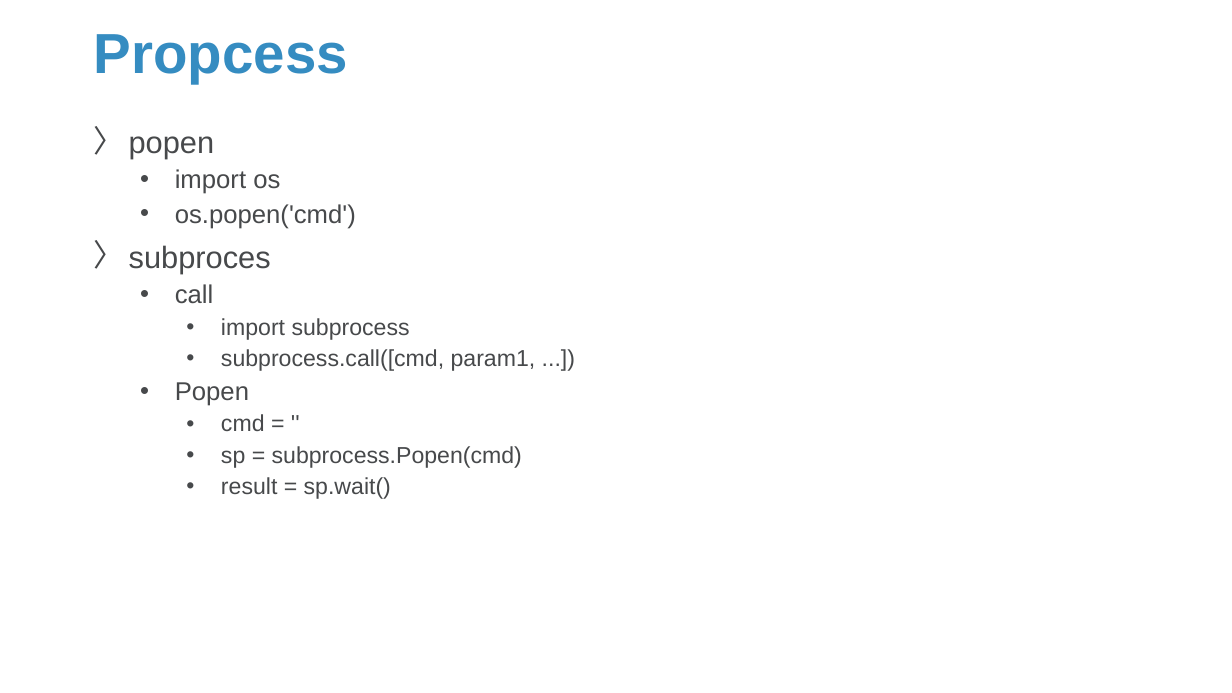
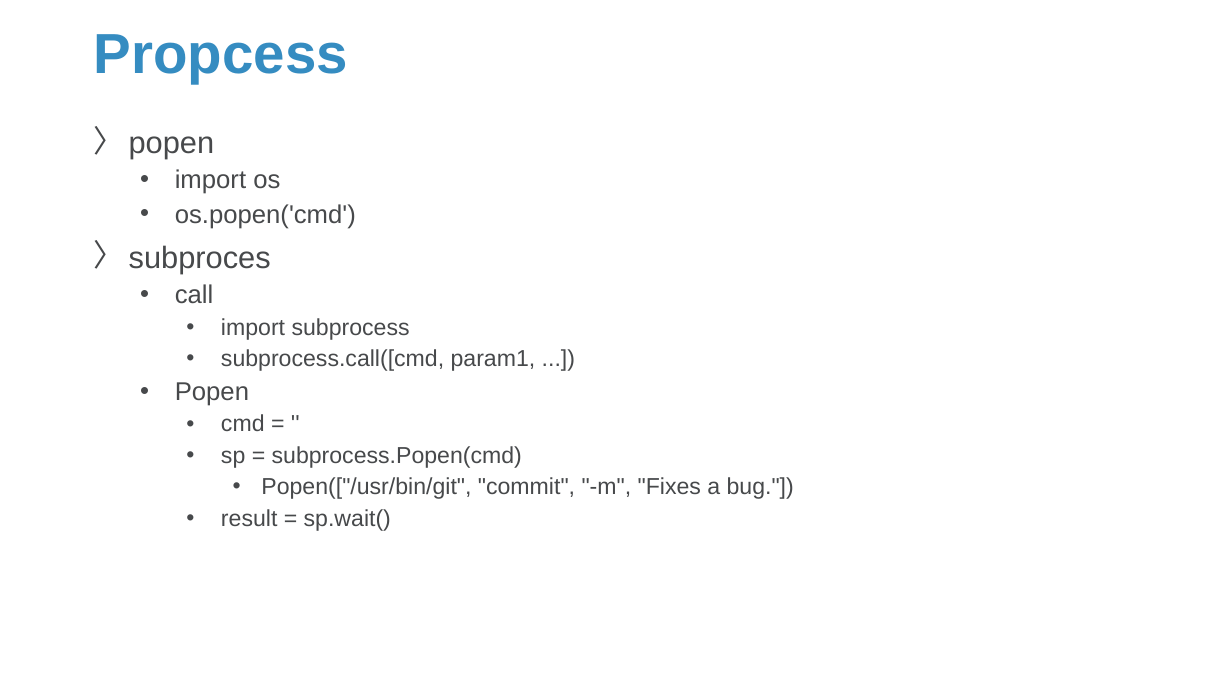
Before and after one commit to Sparks-Lu/TechNotes, a slide deck: slide 20 of Python/Python-Notes.pptx. Drawn at 1232x693 pixels with LibreOffice and Linux fonts; fonts in the diff are those of the drawing; background and template pictures are left out. Boxes give left, top, right and bottom in pixels: in the first picture for what was removed or moved away, otherwise in the second. Text is boxed around its words. In the diff, an @@ line names an element or a change of style, - is before the commit and + after.

```diff
--- a/Python/Python-Notes.pptx
+++ b/Python/Python-Notes.pptx
@@ text at [261, 477, 794, 499]: paragraph added @@
+      • Popen(["/usr/bin/git", "commit", "-m", "Fixes a bug."])
```
Also in this commit, not shown: 13 other slides changed, 12 slides added, 23 other files.
